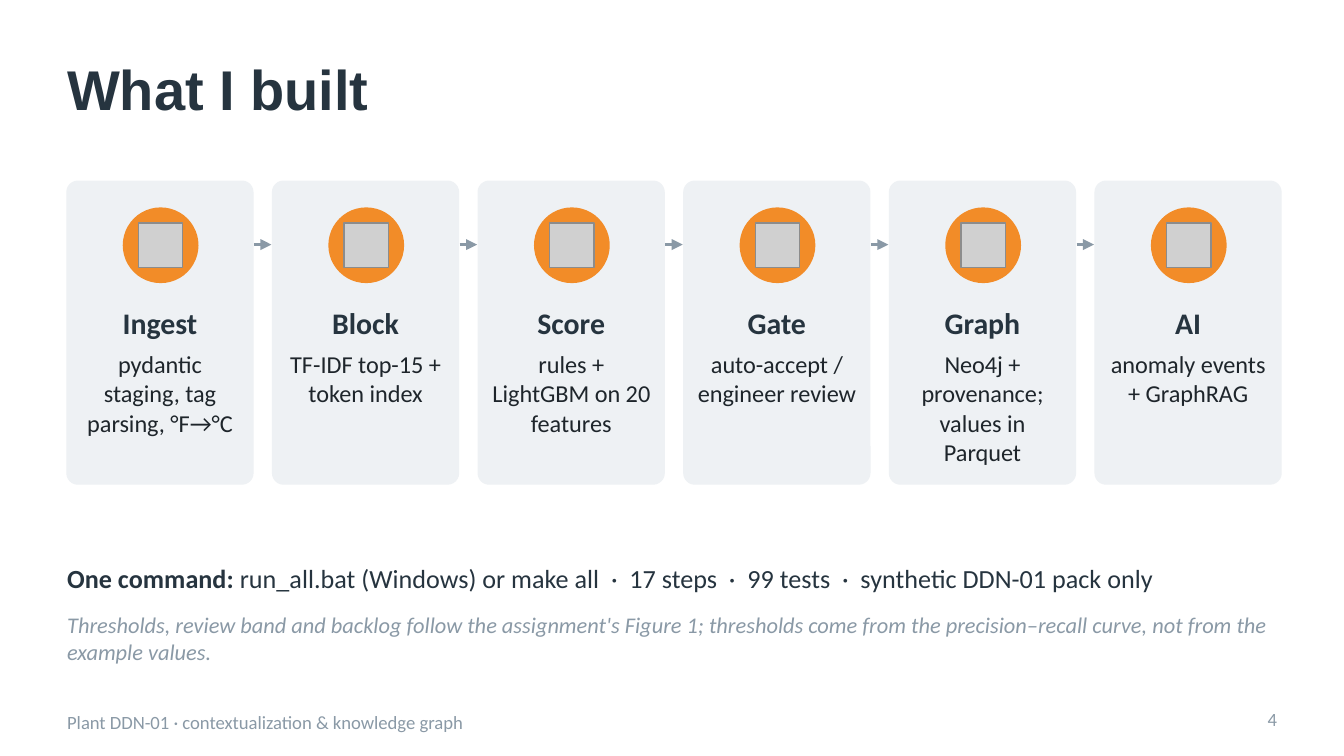
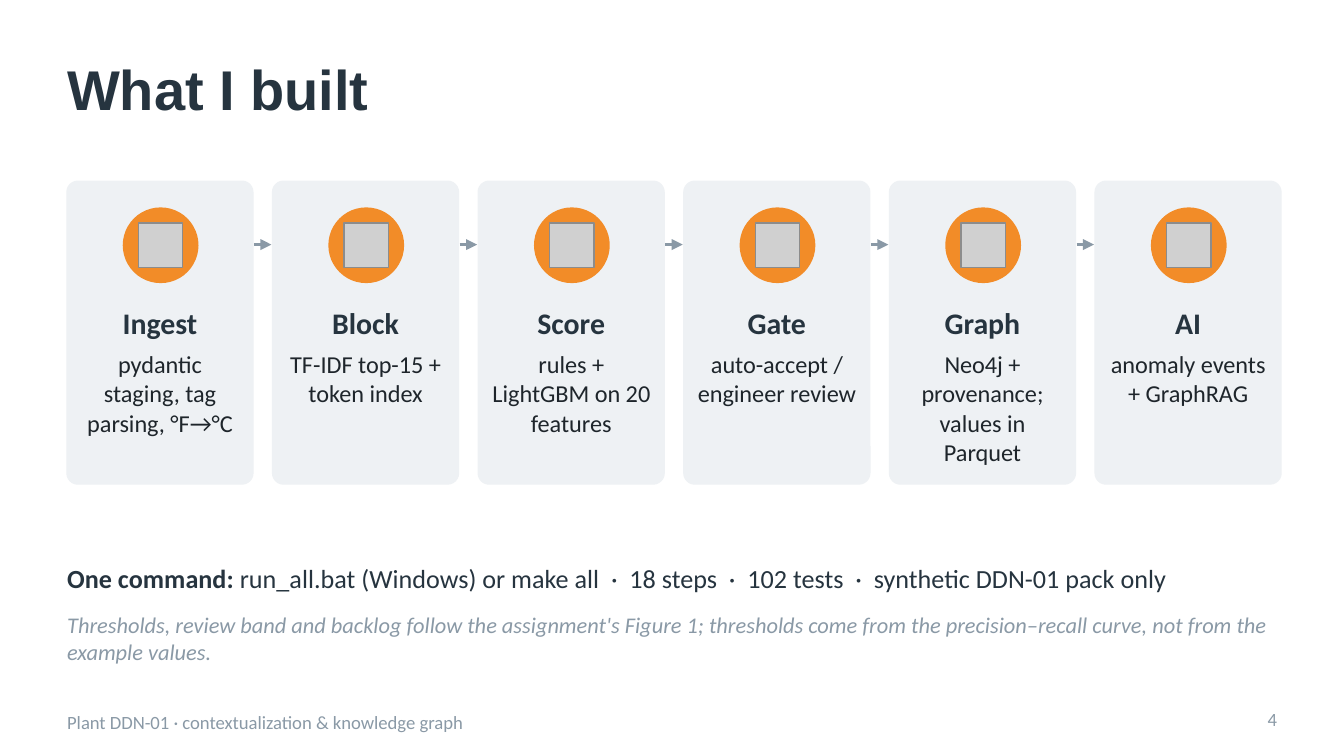
Before and after one commit to akashnegetive/Industrial-AI-Automobile-Manufacturing-Plant, a slide deck: slide 4 of slides/DDN01_interview.pptx. Drawn at 1344x756 pixels with LibreOffice and Linux fonts; fonts in the diff are those of the drawing; grey boxes stand for pictures. Boxes give left, top, right and bottom in pixels: in the first picture for what was removed or moved away, otherwise in the second. Text is boxed around its words. In the diff, an @@ line names an element or a change of style, - is before the commit and + after.

```diff
--- a/slides/DDN01_interview.pptx
+++ b/slides/DDN01_interview.pptx
@@ text at <box>67,569,1166,593</box>: text changed @@
-One command: run_all.bat (Windows) or make all · 17 steps · 99 tests · synthetic DDN-01 pack only
+One command: run_all.bat (Windows) or make all · 18 steps · 102 tests · synthetic DDN-01 pack only
```
Also in this commit, not shown: 4 other slides changed, 1 slide added, 22 other files.
